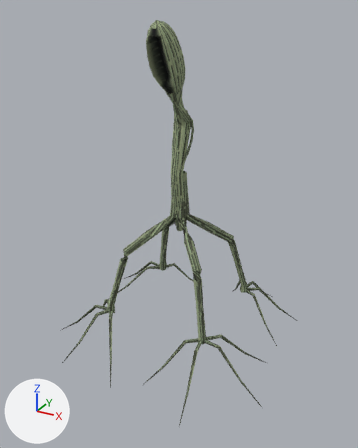
A saved change to the FBX model Assets/Art/Creatures/Stalk/Meshes/SK_Creature_Stalk_C.fbx.
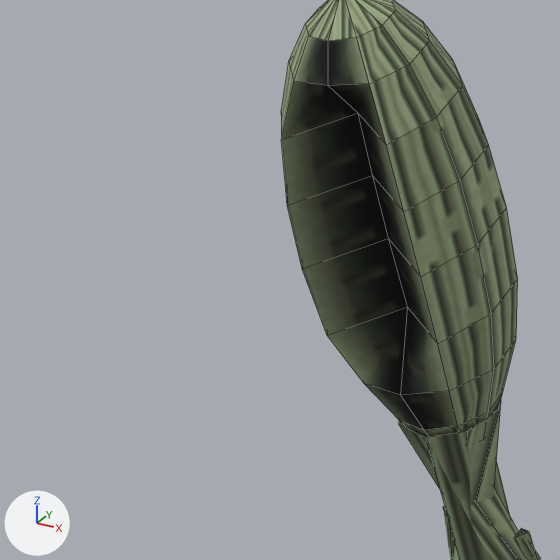
Each version appears first whole from a 50 mm lens placed at (4.15, -7.59, 6.16), pointed at (0.11, -0.24, 2.49), and next in a close-up on the part from 28% to 54% of the width and 5% to 26% of the height. Arrows for +X, +Y and +Z are at lower left; the lights stay in place. The first two pictures are the older version. The close-ups show mesh edges as thin lines. Where no turn or scale is listed for an object, it has been applied to the vertices. Vertices at exactly the same position are counted once.

The older version as bpy lines, for what is in view:
```python
mat_m_creature_stalk = principled_material('M_Creature_Stalk')
mat_m_creature_stalk.texture = img_t_creature_stalk_atlas
mat_m_creature_stalk.roughness = 0.95
me_sk_creature_stalk_c = bpy.data.meshes.new('SK_Creature_Stalk_C')
me_sk_creature_stalk_c.from_pydata(...)  # 555 vertices, 472 faces; spans x -2.25..2.29, y -2.32..2.19, z -0.06..5.97
me_sk_creature_stalk_c.materials.append(mat_m_creature_stalk)  # picture img_t_creature_stalk_atlas
ob_sk_creature_stalk_c = bpy.data.objects.new('SK_Creature_Stalk_C', me_sk_creature_stalk_c)
ob_sk_creature_stalk_c.location = (0.0, 0.0, 0.0)
```
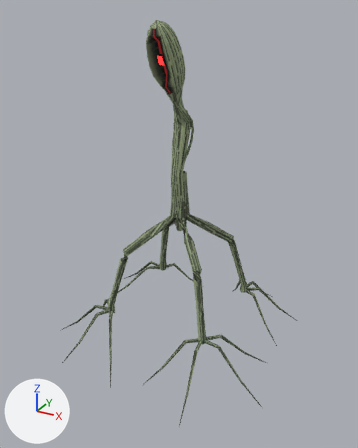
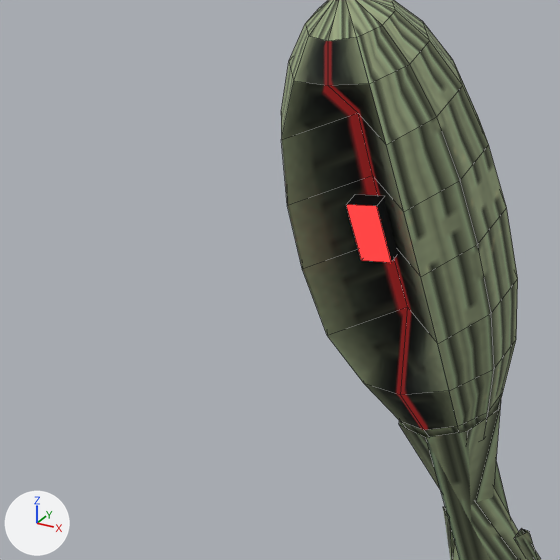
What differs and where, as boxes (x1, y1, x2, y2) in the close-ups (560 x 560 px):
'SK_Creature_Stalk_C', surface changed, reshaped
    both: (281, 0, 541, 560)
part 1 of me_sk_creature_stalk_c, added
    after: (346, 194, 398, 262)

The change, as a diff of the scene's bpy script:
```diff
--- a/Assets/Art/Creatures/Stalk/Meshes/SK_Creature_Stalk_C.fbx.py
+++ b/Assets/Art/Creatures/Stalk/Meshes/SK_Creature_Stalk_C.fbx.py
@@ img_t_creature_stalk_emission @@
+img_t_creature_stalk_emission = load_image('T_Creature_Stalk_Emission', '../Textures/T_Creature_Stalk_Emission.png', 512, 512, 'sRGB')
@@ mat_m_creature_stalk @@
 n0 = _N.new('ShaderNodeBsdfPrincipled'); n0.name = 'Principled BSDF'
 n0.inputs[2].default_value = 0.95  # 'Roughness'
+n0.inputs[28].default_value = 3.0  # 'Emission Strength'
 n1 = _N.new('ShaderNodeOutputMaterial'); n1.name = 'Material Output'
@@ mat_m_creature_stalk @@
 n2.image = img_t_creature_stalk_atlas
+n3 = _N.new('ShaderNodeTexImage'); n3.name = 'Image Texture.001'
+n3.image = img_t_creature_stalk_emission
 _L.new(n2.outputs[0], n0.inputs[0])  # 'Color' to 'Base Color'
 _L.new(n0.outputs[0], n1.inputs[0])  # 'BSDF' to 'Surface'
+_L.new(n3.outputs[0], n0.inputs[27])  # 'Color' to 'Emission Color'
@@ me_sk_creature_stalk_c @@
 # used by ob_sk_creature_stalk_c; location = (0.0, 0.0, 0.0)
 # verts and faces of me_sk_creature_stalk_c; kept vertices keep their numbers, new ones are numbered from 555
-me_sk_creature_stalk_c.from_pydata(...)  # 555 vertices, 472 faces; spans x -2.25..2.29, y -2.32..2.19, z -0.06..5.97
+me_sk_creature_stalk_c.from_pydata(...)  # 563 vertices, 477 faces; spans x -2.25..2.29, y -2.32..2.19, z -0.06..5.97
+# me_sk_creature_stalk_c part 1
+verts[555] = (-0.04, -0.59, 5.31)  # pixel (361, 260)
+verts[556] = (-0.04, -0.66, 5.46)  # pixel (346, 204)
+verts[557] = (-0.04, -0.55, 5.34)
+verts[558] = (-0.04, -0.62, 5.48)
+for new, old in zip([*range(559, 563)], [*range(555, 559)]): verts[new] = verts[old] + (0.08, 0.0, 0.0)
+faces += [(555, 559, 560, 556), (555, 556, 558, 557), (559, 561, 562, 560), (555, 557, 561, 559), (556, 560, 562, 558)]
 me_sk_creature_stalk_c.materials.append(mat_m_creature_stalk)
```
